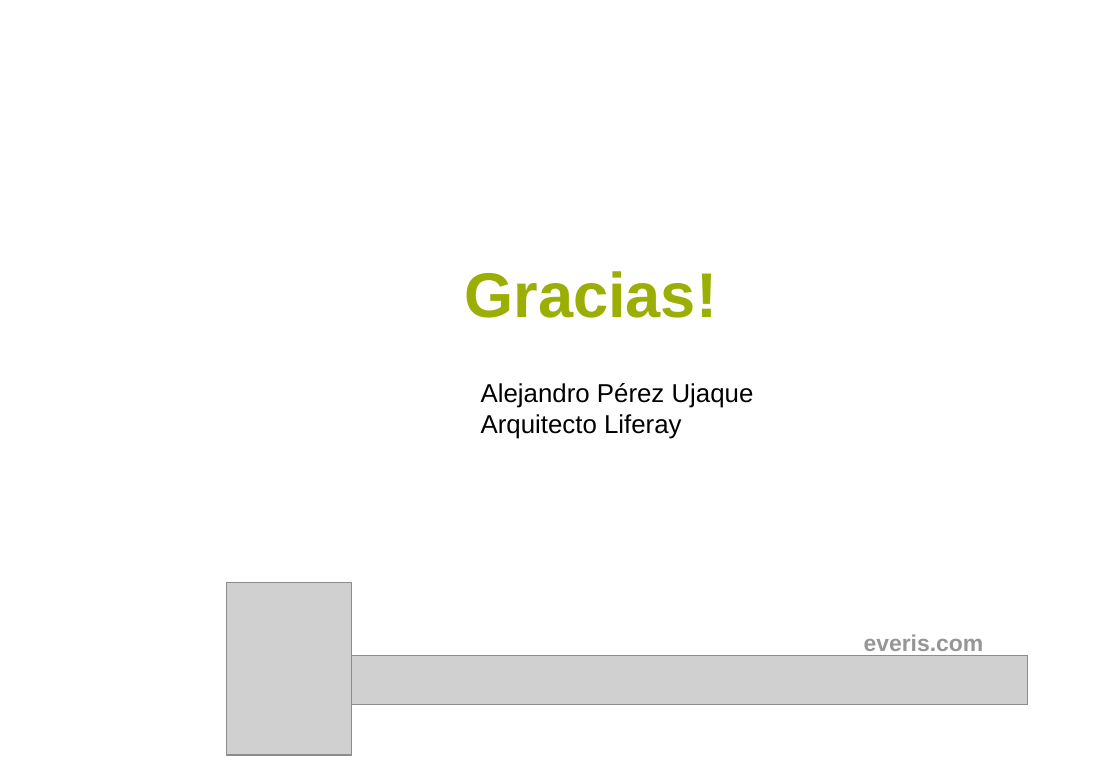
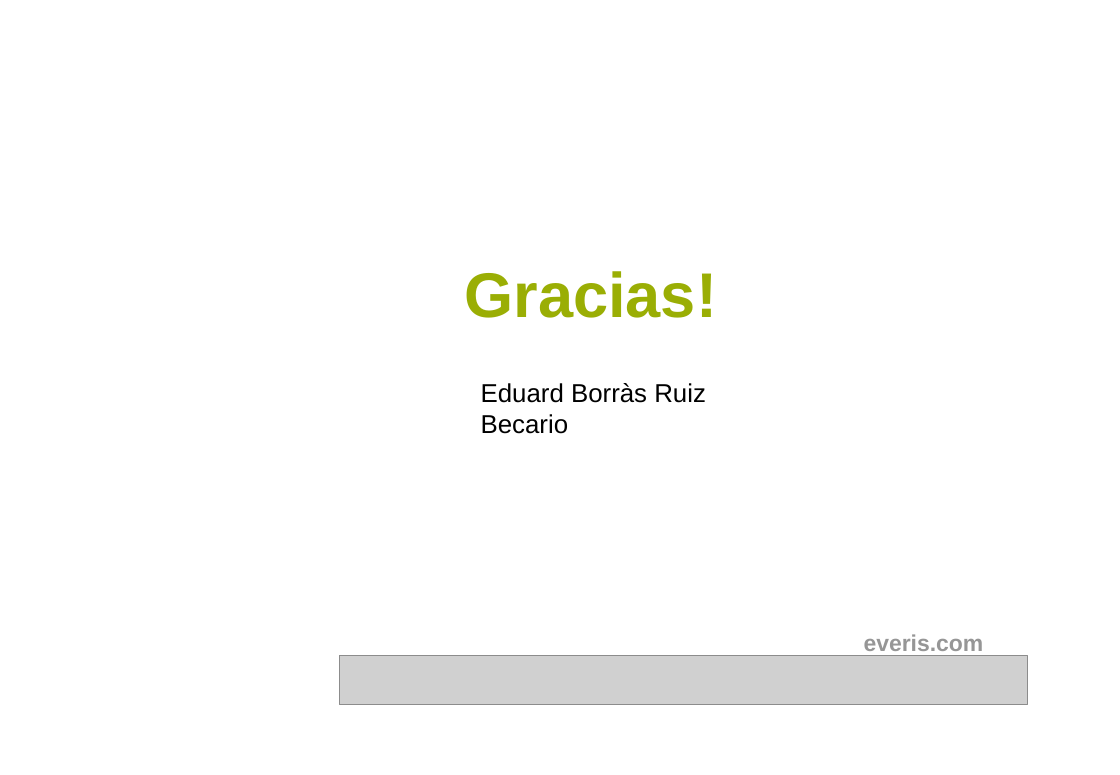
Before and after one commit to eborras14/eborras14.github.io, a slide deck: slide 16 of Documentación/Presentacion_PWA_EduardBorrasRuiz.pptx (slide 17 before the commit). Drawn at 1120x775 pixels with LibreOffice and Linux fonts; fonts in the diff are those of the drawing; grey boxes stand for pictures; background and template pictures are left out. Boxes give left, top, right and bottom in pixels: in the first picture for what was removed or moved away, otherwise in the second. Text is boxed around its words. In the diff, an @@ line names an element or a change of style, - is before the commit and + after.

```diff
--- a/Documentación/Presentacion_PWA_EduardBorrasRuiz.pptx
+++ b/Documentación/Presentacion_PWA_EduardBorrasRuiz.pptx
@@ text at box(481, 383, 706, 434): text changed @@
-Alejandro Pérez Ujaque
-Arquitecto Liferay
+Eduard Borràs Ruiz
+Becario
@@ picture removed at box(226, 583, 352, 756) @@
```
Also in this commit, not shown: 1 other slide changed, 5 slides added, 6 slides removed.
